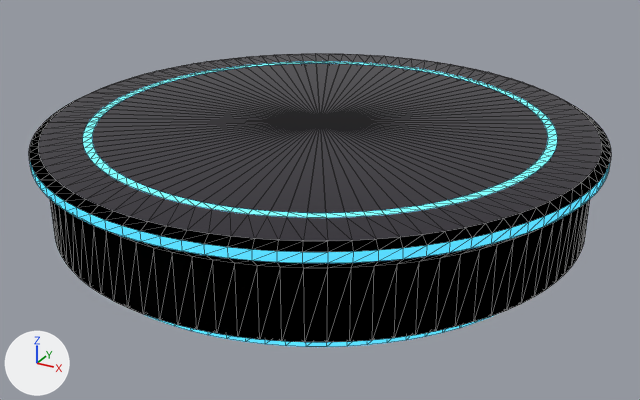
What one commit did to the glTF model podium_sapphire.glb.
Rendered twice from a 50 mm camera at (1.84, -3.34, 1.75) aimed at (0.03, -0.05, 0.11). The axes (+X, +Y, +Z) are drawn at lower left. The lights are the same throughout. The first picture is the older version. Mesh edges are drawn as thin lines.

Objects in the first picture: 'p0', 'p2', 'p3', 'p4', 'p5', 'p6', 'p7', 'p8'.
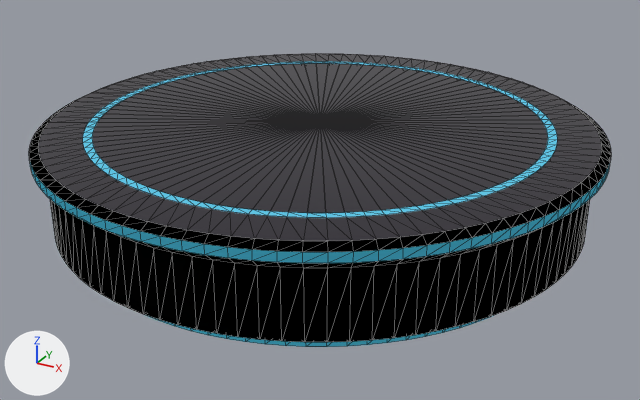
Pixel boxes (x1, y1, x2, y2) of what changed, in the pictures (640 x 400 px):
'p4', recoloured: (30, 163, 610, 263) in both
'p7', recoloured: (83, 61, 557, 218) in both
'p0', recoloured: (112, 177, 528, 347) in both

Patch to the scene script:
```diff
--- a/podium_sapphire.glb.py
+++ b/podium_sapphire.glb.py
@@ mat_led_sapphire @@
 mat_led_sapphire = principled_material('led_sapphire')
-mat_led_sapphire.base_color = (0.102, 0.698, 1.0)  # cyan #5adaff
+mat_led_sapphire.base_color = (0.051, 0.349, 0.502)  # cyan #409fbc
 mat_led_sapphire.roughness = 0.4
-mat_led_sapphire.emission_color = (0.1, 0.7, 1.0)  # cyan #59daff
+mat_led_sapphire.emission_color = (0.03, 0.21, 0.3)  # cyan #307e95
 mat_led_sapphire.emission_strength = 1.0
```
